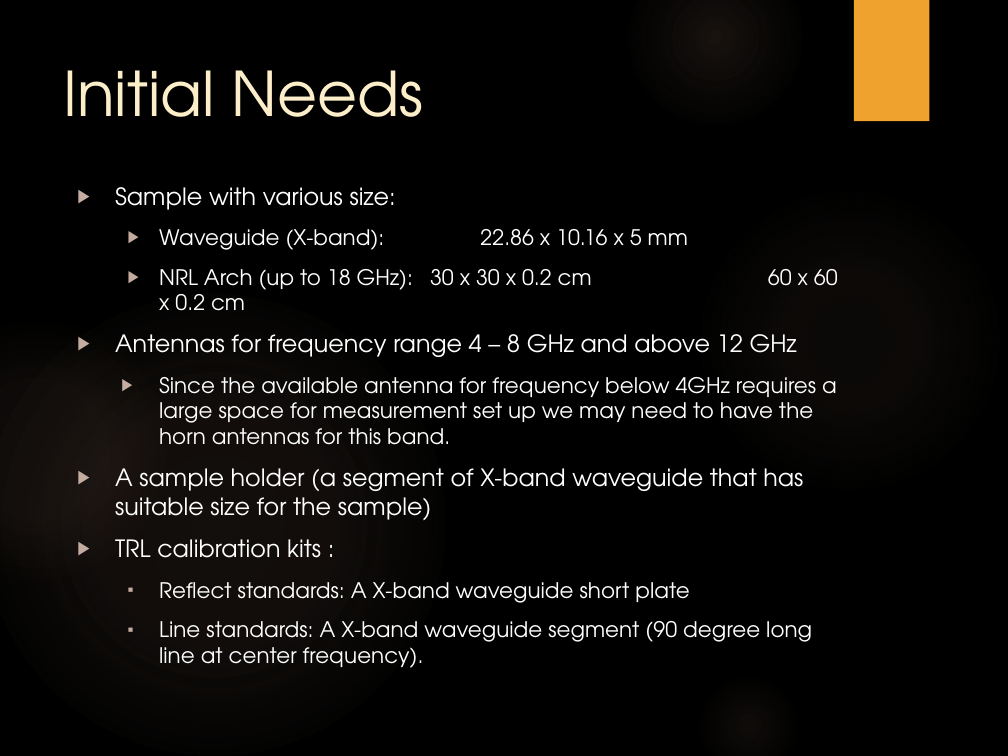
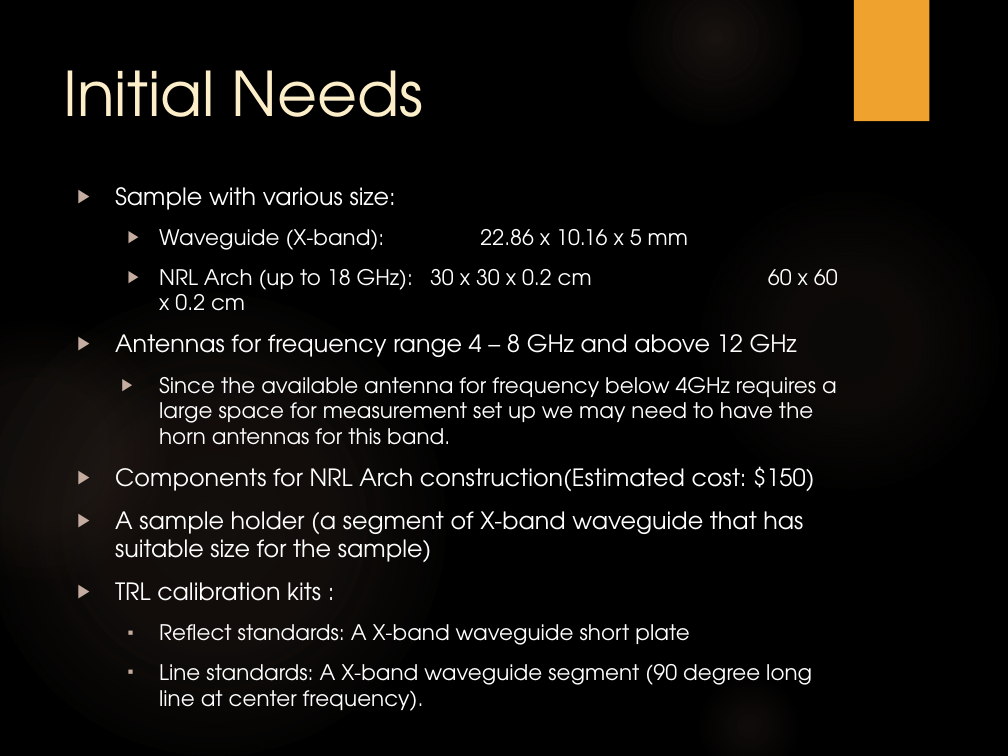
Before and after one commit to trankhiemha/ECE412-413-Capstone-Project-N3, a slide deck: slide 10 of Capstone project proposal presentation.pptx. Drawn at 1008x756 pixels with LibreOffice and Linux fonts; fonts in the diff are those of the drawing; background and template pictures are left out. Boxes give left, top, right and bottom in pixels: in the first picture for what was removed or moved away, otherwise in the second. Text is boxed around its words. In the diff, an @@ line names an element or a change of style, - is before the commit and + after.

Commit message:
Presentation Ver 1.2

```diff
--- a/Capstone project proposal presentation.pptx
+++ b/Capstone project proposal presentation.pptx
@@ text at box(115, 466, 815, 491): paragraph added @@
+▶ Components for NRL Arch construction(Estimated cost: $150)
```
Also in this commit, not shown: 1 other slide changed.
